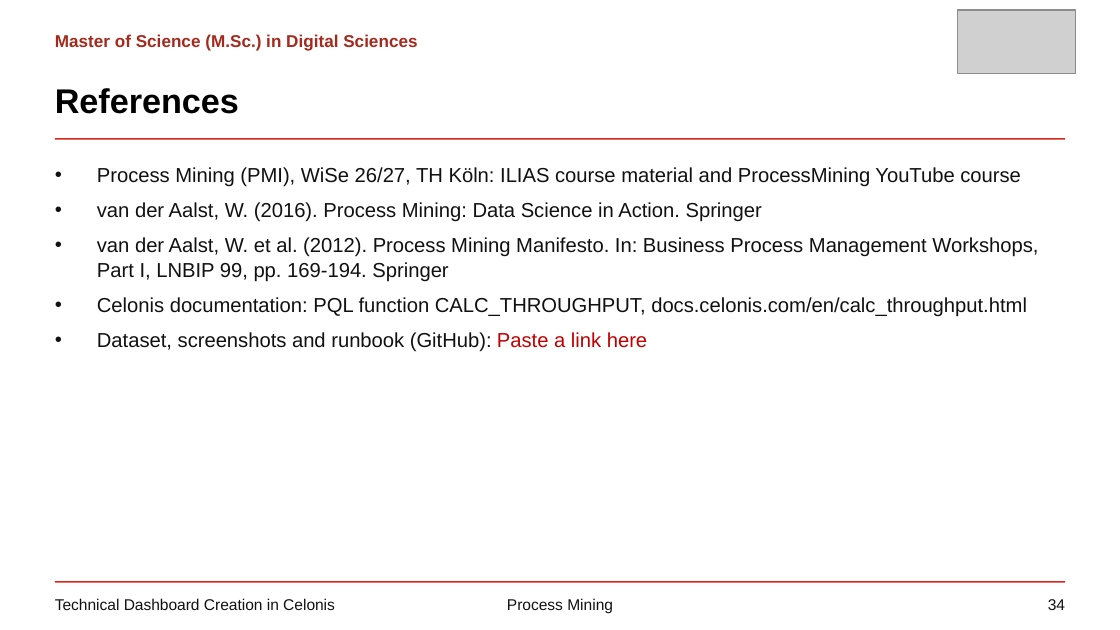
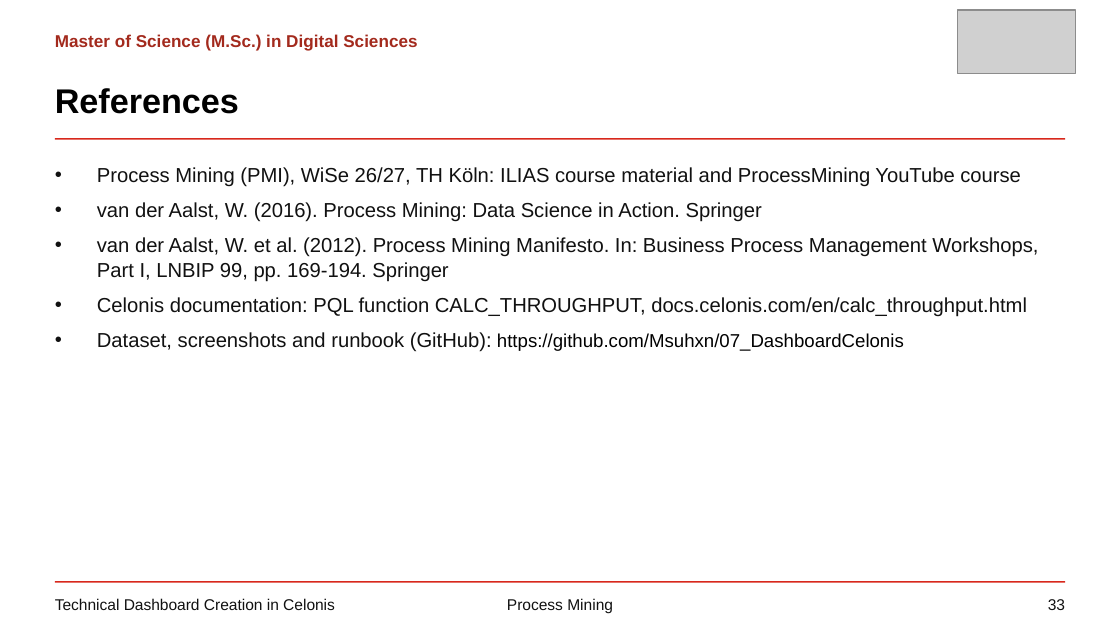
Before and after one commit to Msuhxn/07_DashboardCelonis, a slide deck: slide 33 of slides/Celonis_Seminar_Group07.pptx. Drawn at 1120x630 pixels with LibreOffice and Linux fonts; fonts in the diff are those of the drawing; grey boxes stand for pictures. Boxes give left, top, right and bottom in pixels: in the first picture for what was removed or moved away, otherwise in the second. Text is boxed around its words. In the diff, an @@ line names an element or a change of style, - is before the commit and + after.

Commit message:
Add AI usage log, GitHub link and slide updates

```diff
--- a/slides/Celonis_Seminar_Group07.pptx
+++ b/slides/Celonis_Seminar_Group07.pptx
@@ text at (97, 332, 904, 352): text changed; size 13 to 12 pt; text colour #111111 to #000000 @@
-• Dataset, screenshots and runbook (GitHub): Paste a link here
+• Dataset, screenshots and runbook (GitHub): https://github.com/Msuhxn/07_DashboardCelonis
@@ text at (1048, 599, 1065, 610): text changed @@
-34
+33
```
Also in this commit, not shown: 12 other slides changed, 1 slide added, 1 slide removed, 2 other files.
